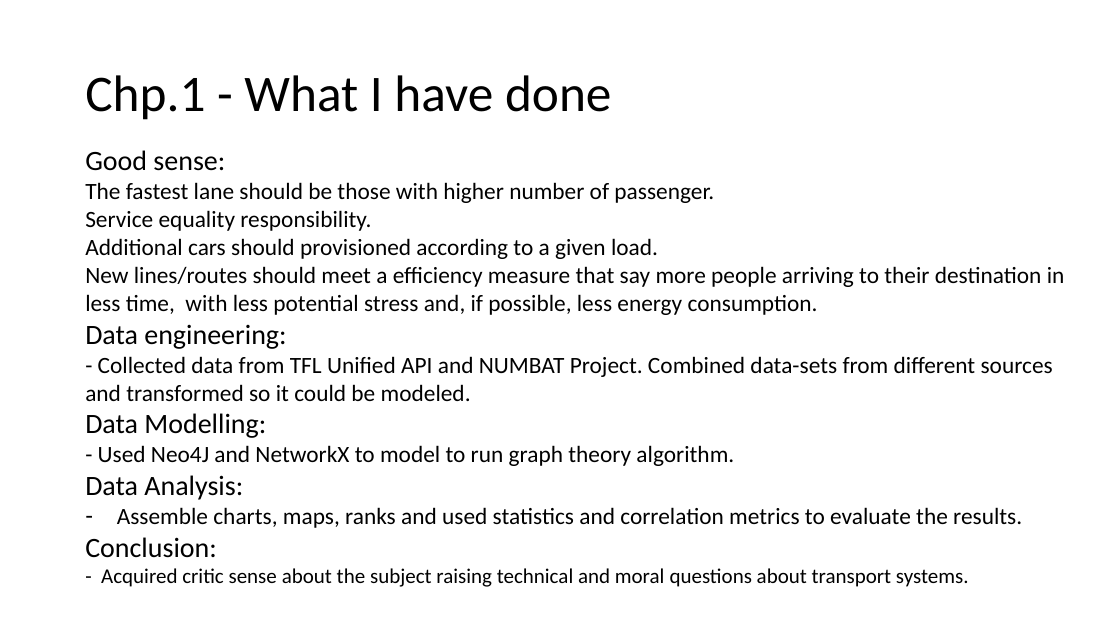
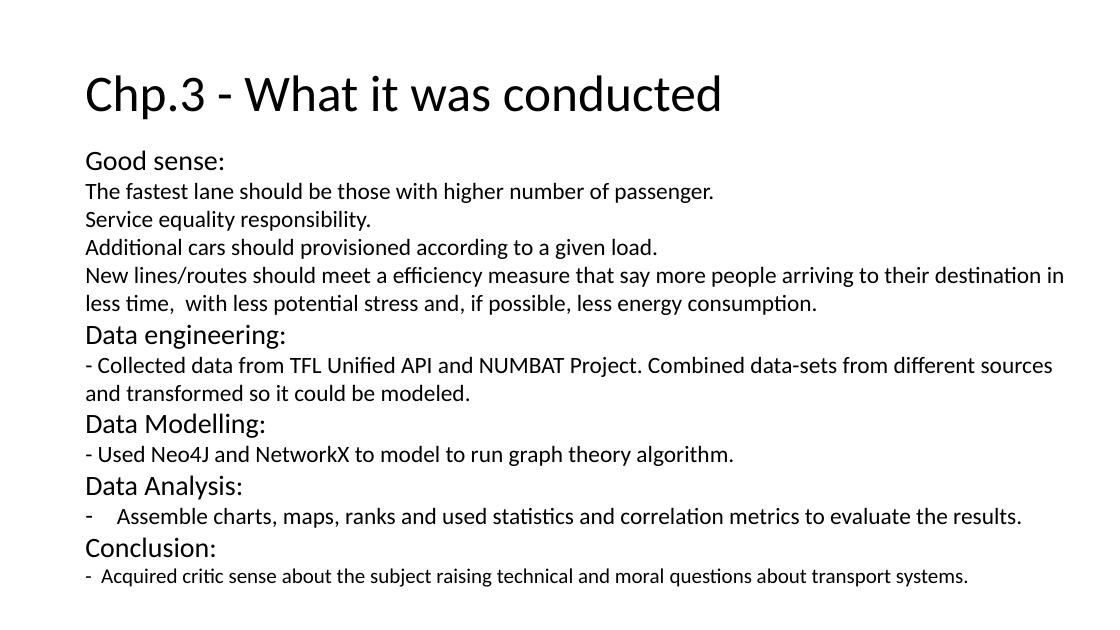
Before and after one commit to Breno-st/big-cities-transport, a slide deck: slide 5 of 11.Presenttaions/big-cities-transport.pptx. Drawn at 1120x630 pixels with LibreOffice and Linux fonts; fonts in the diff are those of the drawing. Boxes give left, top, right and bottom in pixels: in the first picture for what was removed or moved away, otherwise in the second. Text is boxed around its words. In the diff, an @@ line names an element or a change of style, - is before the commit and + after.

```diff
--- a/11.Presenttaions/big-cities-transport.pptx
+++ b/11.Presenttaions/big-cities-transport.pptx
@@ title at (85,75,723,120): text changed @@
-Chp.1 - What I have done
+Chp.3 - What it was conducted
```
Also in this commit, not shown: 9 other slides changed, 3 slides added, 2 slides removed, 52 other files.
